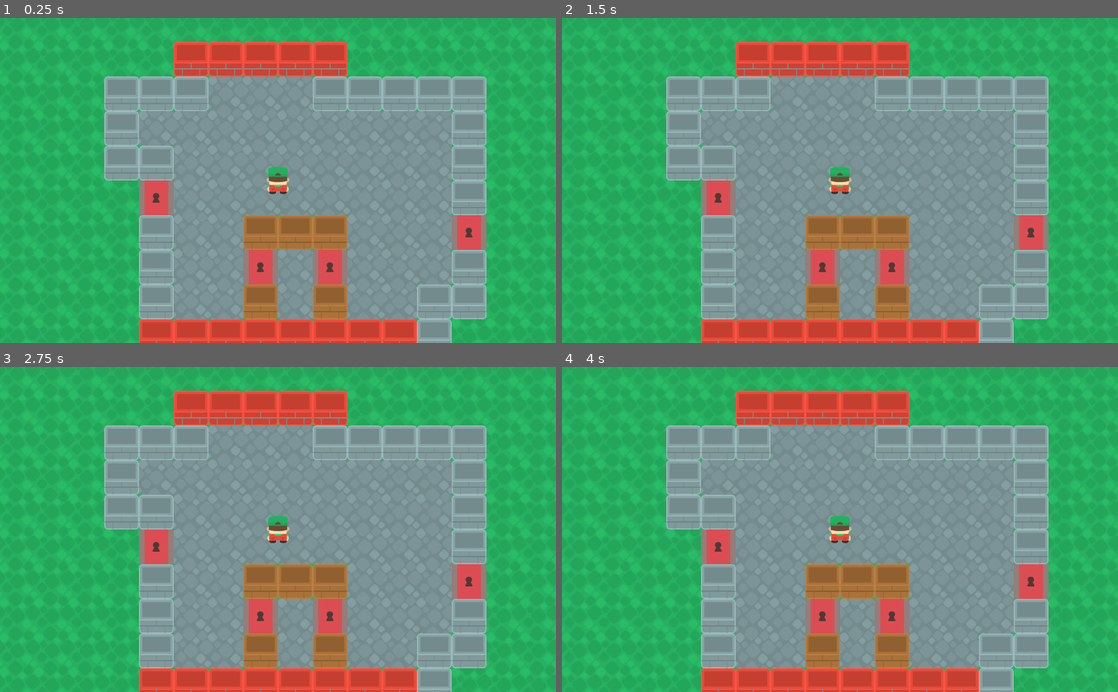
Above: before the commit, frames 1-4 (two rows, left to right).
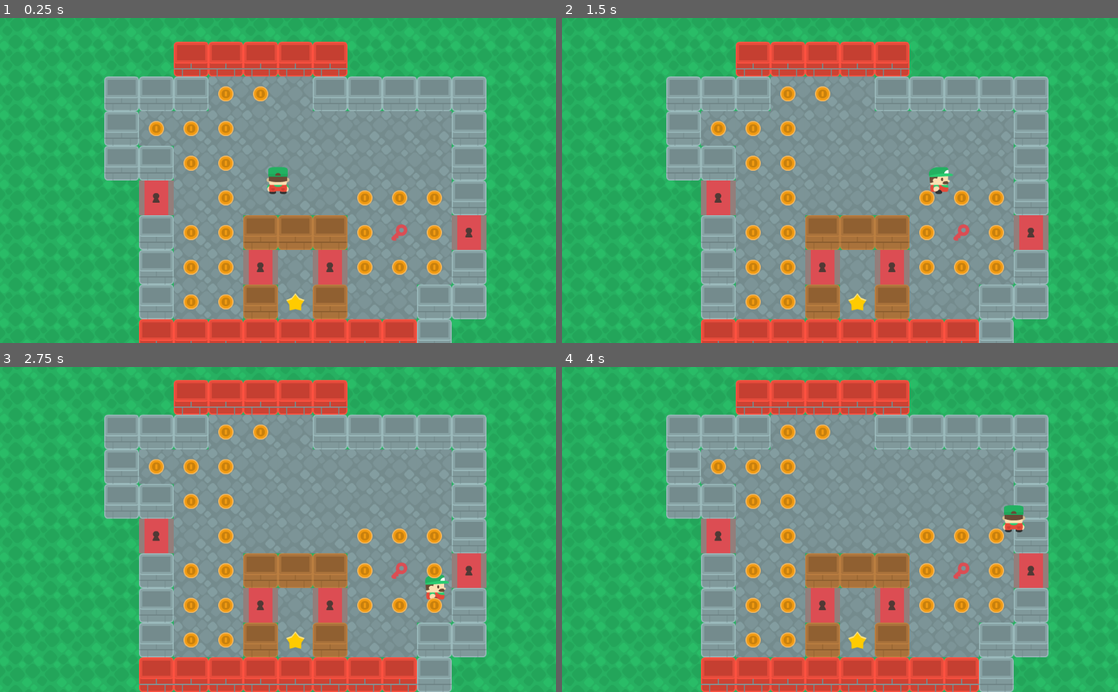
Above: after the commit, the same moments.

Repository: jborza/godot_tutorial_2_escape_maze
Game: Godot game, scene res://levels/Level1.tscn
The game is run twice, just before and just after one commit, with the same random seed, the same clock (stepped at 60 frames per second) and the same inputs. The project has no main scene, so this scene is started directly.
Inputs:
- Up to frame 1 (0.25 s): no input
- Up to frame 2 (1.5 s): tap Enter at 0.5 s; hold Right (right) 0.53-1.28 s; hold Down (down) from 1.28 s (still down)
- Up to frame 3 (2.75 s): release Down (down) at 2.03 s; hold Right (right) from 2.03 s (still down)
- Up to frame 4 (4 s): release Right (right) at 2.78 s; hold Up (up) 2.78-3.53 s; hold Left (left) from 3.53 s (still down)

The runs differ from the first frame. In frame 1, 2.5% of the frame differs, in the area x 26-80%, y 20-90%; in frame 2, 3.1%; in frame 3, 18%; in frame 4, 18%, in the area x 18-88%, y 3-100%.
Error before the commit: Parse Error: Couldn't load the base class: res://Character.gd (res://player/Player.gd:1)

Commit message:
directory fixes

Diff:
--- /dev/null
+++ b/EndScreen.tscn
@@ -0,0 +1,49 @@
+[gd_scene load_steps=3 format=2]
+
+[ext_resource path="res://assets/Unique.ttf" type="DynamicFontData" id=1]
+
+[sub_resource type="DynamicFont" id=1]
+
+size = 64
+use_mipmaps = false
+use_filter = false
+font_data = ExtResource( 1 )
+_sections_unfolded = [ "Font", "Settings" ]
+
+[node name="StartScreen" type="Control"]
+
+anchor_left = 0.0
+anchor_top = 0.0
+anchor_right = 0.0
+anchor_bottom = 0.0
+margin_right = 40.0
+margin_bottom = 40.0
+rect_pivot_offset = Vector2( 0, 0 )
+rect_clip_content = false
+mouse_filter = 0
+mouse_default_cursor_shape = 0
+size_flags_horizontal = 1
+size_flags_vertical = 1
+
+[node name="Label" type="Label" parent="." index="0"]
+
+anchor_left = 0.0
+anchor_top = 0.0
+anchor_right = 1.0
+anchor_bottom = 1.0
+margin_right = 437.0
+margin_bottom = 34.0
+rect_pivot_offset = Vector2( 0, 0 )
+rect_clip_content = false
+mouse_filter = 2
+mouse_default_cursor_shape = 0
+size_flags_horizontal = 1
+size_flags_vertical = 4
+custom_fonts/font = SubResource( 1 )
+text = "GAME OVER!"
+align = 1
+valign = 1
+percent_visible = 1.0
+lines_skipped = 0
+max_lines_visible = -1
+_sections_unfolded = [ "custom_fonts" ]
--- /dev/null
+++ b/StartScreen.tscn
@@ -0,0 +1,71 @@
+[gd_scene load_steps=3 format=2]
+
+[ext_resource path="res://assets/Unique.ttf" type="DynamicFontData" id=1]
+
+[sub_resource type="DynamicFont" id=1]
+
+size = 64
+use_mipmaps = false
+use_filter = false
+font_data = ExtResource( 1 )
+_sections_unfolded = [ "Font", "Settings" ]
+
+[node name="StartScreen" type="Control" index="0"]
+
+anchor_left = 0.0
+anchor_top = 0.0
+anchor_right = 0.0
+anchor_bottom = 0.0
+margin_right = 40.0
+margin_bottom = 40.0
+rect_pivot_offset = Vector2( 0, 0 )
+rect_clip_content = false
+mouse_filter = 0
+mouse_default_cursor_shape = 0
+size_flags_horizontal = 1
+size_flags_vertical = 1
+
+[node name="Label" type="Label" parent="." index="0"]
+
+anchor_left = 0.0
+anchor_top = 0.0
+anchor_right = 1.0
+anchor_bottom = 1.0
+rect_pivot_offset = Vector2( 0, 0 )
+rect_clip_content = false
+mouse_filter = 2
+mouse_default_cursor_shape = 0
+size_flags_horizontal = 1
+size_flags_vertical = 4
+custom_fonts/font = SubResource( 1 )
+text = "Escape the Maze!"
+align = 1
+valign = 1
+percent_visible = 1.0
+lines_skipped = 0
+max_lines_visible = -1
+_sections_unfolded = [ "custom_fonts" ]
+
+[node name="Label2" type="Label" parent="." index="1"]
+
+anchor_left = 0.0
+anchor_top = 0.0
+anchor_right = 1.0
+anchor_bottom = 1.0
+margin_top = 68.0
+margin_right = 437.0
+margin_bottom = 102.0
+rect_pivot_offset = Vector2( 0, 0 )
+rect_clip_content = false
+mouse_filter = 2
+mouse_default_cursor_shape = 0
+size_flags_horizontal = 1
+size_flags_vertical = 4
+custom_fonts/font = SubResource( 1 )
+text = "Press SPACE"
+align = 1
+valign = 1
+percent_visible = 1.0
+lines_skipped = 0
+max_lines_visible = -1
+_sections_unfolded = [ "custom_fonts" ]
--- a/character/Character.gd
+++ b/character/Character.gd
@@ -30,16 +30,5 @@
 	$MoveTween.start()
 	return true
 
-func _ready():
-	# Called when the node is added to the scene for the first time.
-	# Initialization here
-	pass
-
-#func _process(delta):
-#	# Called every frame. Delta is time since last frame.
-#	# Update game logic here.
-#	pass
-
-
 func _on_MoveTween_tween_completed(object, key):
 	can_move = true
--- a/character/Character.tscn
+++ b/character/Character.tscn
@@ -1,7 +1,6 @@
 [gd_scene load_steps=7 format=2]
 
 [ext_resource path="res://character/Character.gd" type="Script" id=1]
-
 
 [sub_resource type="RectangleShape2D" id=1]
 
@@ -84,7 +83,7 @@
 "values": [ 15, 16, 17, 18, 19 ]
 }
 
-[node name="Character" type="Area2D"]
+[node name="Character" type="Area2D" index="0"]
 
 input_pickable = true
 gravity_vec = Vector2( 0, 1 )
--- a/enemies/Enemy.gd
+++ b/enemies/Enemy.gd
@@ -1,4 +1,4 @@
-extends "res://Character.gd"
+extends "res://character/Character.gd"
 
 func _ready():
     can_move = false
--- a/enemies/Enemy.tscn
+++ b/enemies/Enemy.tscn
@@ -3,8 +3,6 @@
 [ext_resource path="res://character/Character.tscn" type="PackedScene" id=1]
 [ext_resource path="res://enemies/Enemy.gd" type="Script" id=2]
 [ext_resource path="res://assets/slime.png" type="Texture" id=3]
-
-
 
 [node name="Enemy" instance=ExtResource( 1 )]
 
--- a/levels/Level1.tscn
+++ b/levels/Level1.tscn
@@ -1,19 +1,21 @@
-[gd_scene load_steps=4 format=2]
+[gd_scene load_steps=6 format=2]
 
 [ext_resource path="res://levels/Level.gd" type="Script" id=1]
-[ext_resource path="res://tileset/tileset.tres" type="TileSet" id=2]
-[ext_resource path="res://player/Player.tscn" type="PackedScene" id=3]
+[ext_resource path="res://enemies/Enemy.tscn" type="PackedScene" id=2]
+[ext_resource path="res://pickups/Pickup.tscn" type="PackedScene" id=3]
+[ext_resource path="res://tileset/tileset.tres" type="TileSet" id=4]
+[ext_resource path="res://player/Player.tscn" type="PackedScene" id=5]
 
 [node name="Level1" type="Node2D" index="0"]
 
 script = ExtResource( 1 )
-Enemy = null
-Pickup = null
+Enemy = ExtResource( 2 )
+Pickup = ExtResource( 3 )
 
 [node name="Ground" type="TileMap" parent="." index="0"]
 
 mode = 0
-tile_set = ExtResource( 2 )
+tile_set = ExtResource( 4 )
 cell_size = Vector2( 64, 64 )
 cell_quadrant_size = 16
 cell_custom_transform = Transform2D( 1, 0, 0, 1, 0, 0 )
--- a/pickups/Pickup.gd
+++ b/pickups/Pickup.gd
@@ -9,12 +9,12 @@
 func _ready():
 	$Tween.interpolate_property($Sprite, 'scale',
 		Vector2(1,1), Vector2(3,3), 0.5, Tween.TRANS_QUAD, Tween.EASE_IN_OUT)
-	$Tween.targeting_property($Sprite, 'modulate',
+	$Tween.interpolate_property($Sprite, 'modulate',
 		Color(1,1,1,1), Color(1,1,1,0), 0.5, Tween.TRANS_QUAD, Tween.EASE_IN_OUT)
 
 func init(_type, pos):
 	type = _type
-	$Sprite.texture = textures[type]
+	$Sprite.texture = load(textures[type])
 	position = pos
 
 func pickup():
--- a/pickups/Pickup.tscn
+++ b/pickups/Pickup.tscn
@@ -1,7 +1,6 @@
 [gd_scene load_steps=3 format=2]
 
 [ext_resource path="res://pickups/Pickup.gd" type="Script" id=1]
-
 
 [sub_resource type="RectangleShape2D" id=1]
 
--- a/player/Player.gd
+++ b/player/Player.gd
@@ -1,4 +1,4 @@
-extends "res://Character.gd"
+extends "res://character/Character.gd"
 
 signal moved
 signal dead
Not shown: 3 places in levels/Level1.tscn that only renumber resources
